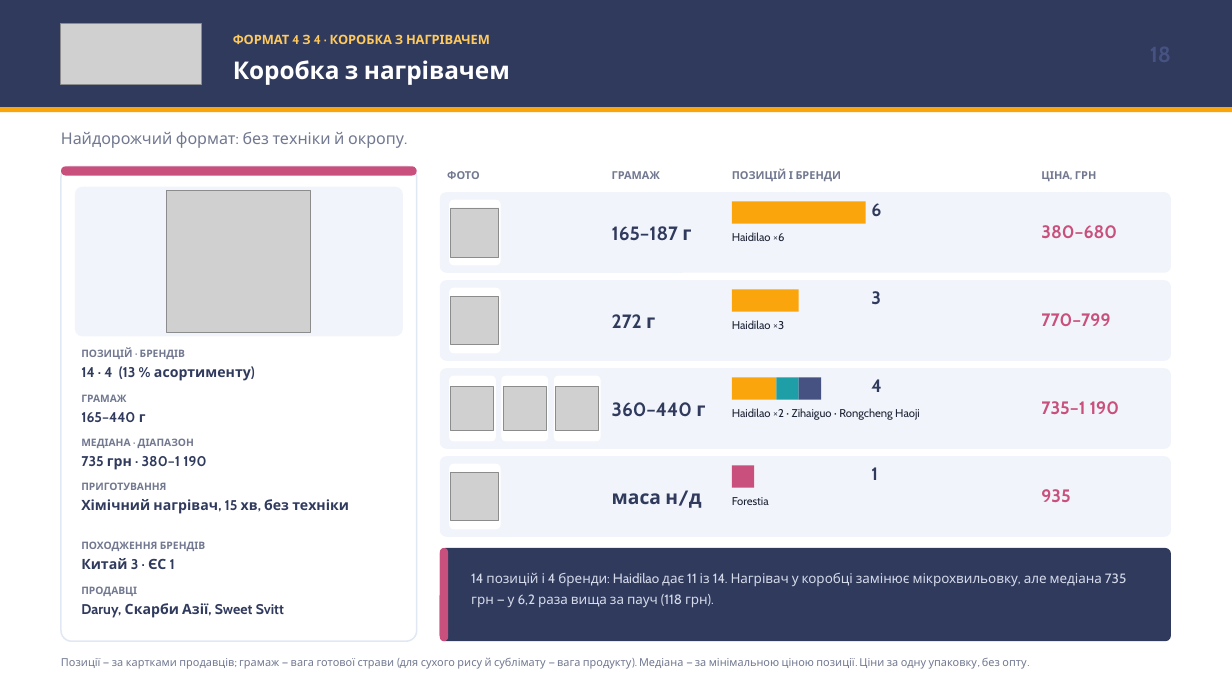
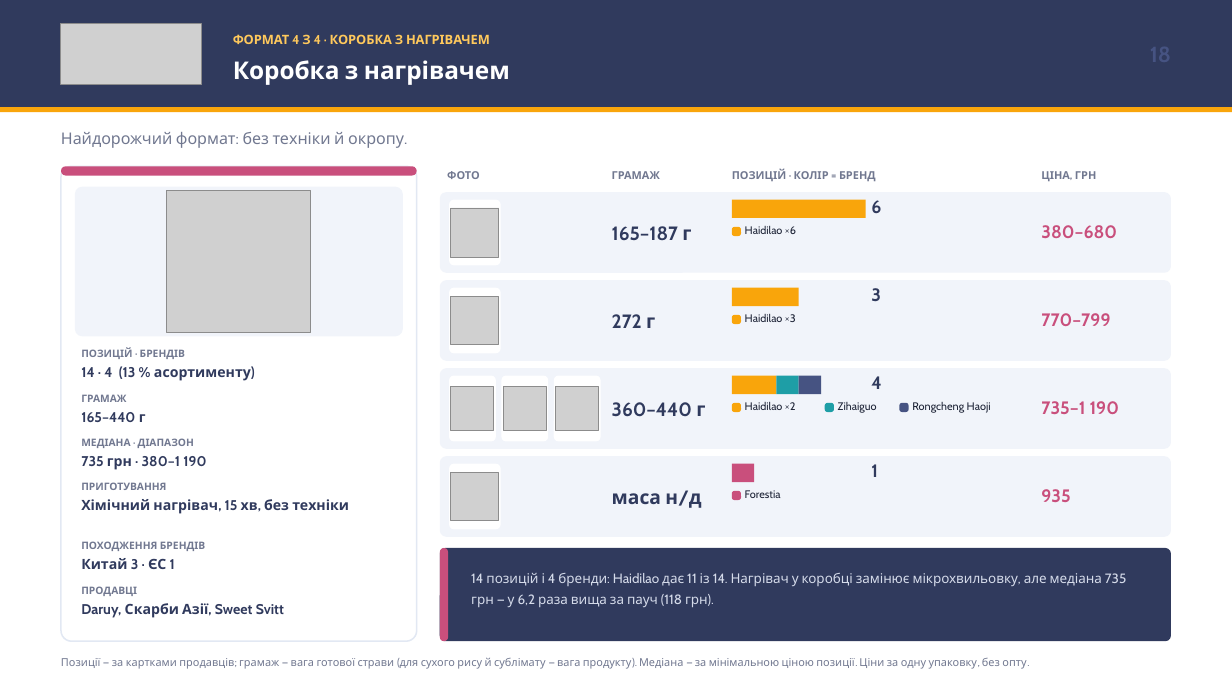
Before and after one commit to IllyaChaplygin/Chaplygin-Illya, a slide deck: slide 18 of market-research/Gotovyi_Rys_Final_v2.pptx. Drawn at 1232x693 pixels with LibreOffice and Linux fonts; fonts in the diff are those of the drawing; grey boxes stand for pictures. Boxes give left, top, right and bottom in pixels: in the first picture for what was removed or moved away, otherwise in the second. Text is boxed around its words. In the diff, an @@ line names an element or a change of style, - is before the commit and + after.

```diff
--- a/market-research/Gotovyi_Rys_Final_v2.pptx
+++ b/market-research/Gotovyi_Rys_Final_v2.pptx
@@ text at (732, 168, 876, 181): text changed @@
-ПОЗИЦІЙ І БРЕНДИ
+ПОЗИЦІЙ · КОЛІР = БРЕНД
@@ rectangle: place and size @@
-rectangle at (732, 201, 866, 224)
+rectangle at (732, 200, 866, 218)
@@ rounded rectangle added at (732, 227, 741, 237), fill #F9A50B @@
@@ text "Haidilao ×6": place and size @@
-text "Haidilao ×6" at (732, 232, 784, 241)
+text "Haidilao ×6" at (745, 226, 796, 234)
@@ rounded rectangle added at (732, 315, 741, 324), fill #F9A50B @@
@@ text "Haidilao ×3": place and size @@
-text "Haidilao ×3" at (732, 320, 784, 329)
+text "Haidilao ×3" at (745, 314, 796, 322)
@@ 4 rectangles: place and size @@
-4 rectangles at (732, 289, 821, 399)
+4 rectangles at (732, 287, 821, 395)
@@ rounded rectangle added at (732, 403, 741, 412), fill #F9A50B @@
@@ text added at (745, 402, 796, 410), 8.5 pt, text #1C2235 @@
+Haidilao ×2
@@ rounded rectangle added at (825, 403, 835, 412), fill #1E9EA6 @@
@@ text added at (838, 402, 877, 413), 8.5 pt, text #1C2235 @@
+Zihaiguo
@@ rounded rectangle added at (899, 403, 909, 412), fill #465382 @@
@@ text at (912, 402, 991, 413): text changed; size 8.8 to 8.5 pt @@
-Haidilao ×2 · Zihaiguo · Rongcheng Haoji
+Rongcheng Haoji
@@ rectangle: place and size @@
-rectangle at (732, 466, 754, 488)
+rectangle at (732, 464, 754, 482)
@@ rounded rectangle added at (732, 491, 741, 500), fill #C94F7C @@
@@ size 8.8 to 8.5 pt; line spacing 1.05 to 1 in 3 elements at (745, 226, 796, 234), (745, 314, 796, 322), (745, 490, 781, 498) @@
@@ text "Forestia": place and size @@
-text "Forestia" at (732, 497, 769, 505)
+text "Forestia" at (745, 490, 781, 498)
```
Also in this commit, not shown: 9 other slides changed, 4 slides added, 1 slide removed, 5 other files.
